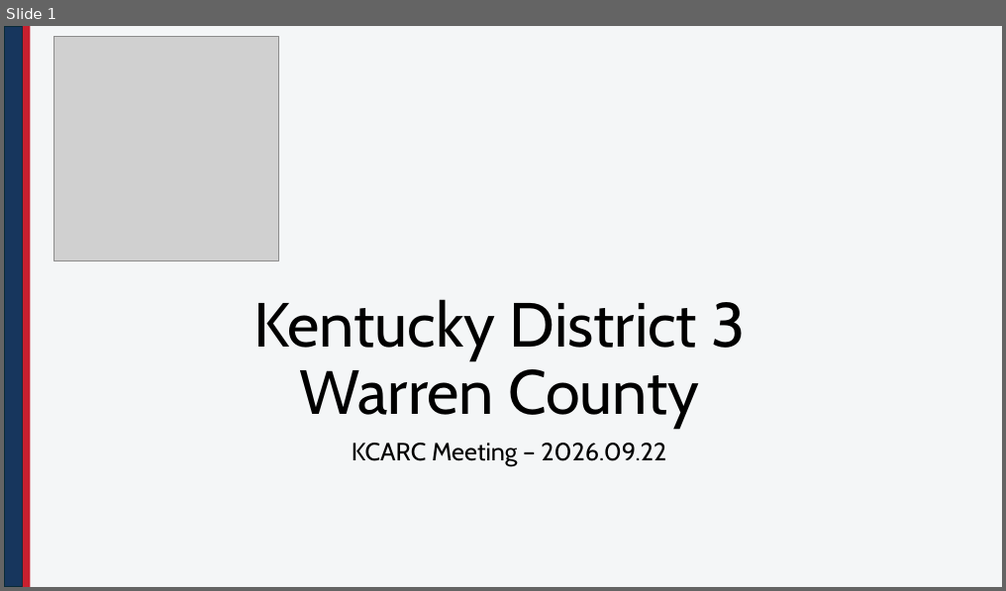
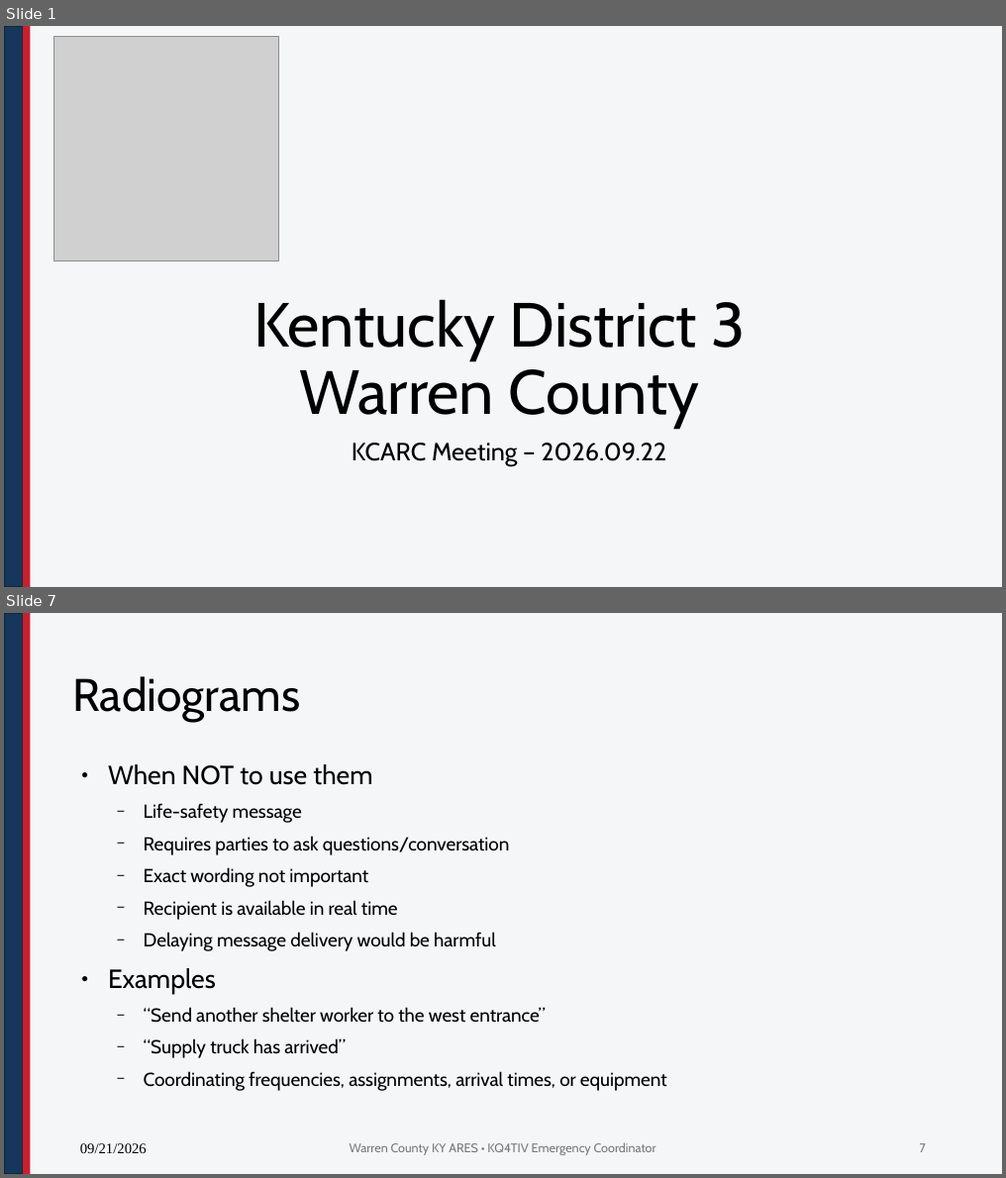
Before and after one commit to nathanielbutts/nathanielbutts.github.io, a slide deck: documents/meetings/KCARC Meeting 20260922.pptx. Shown one above the other, each under a label of ours: slide 1 before the commit, slides 1 and 7 after it; the slides between them are not shown. The pictures are 1006x591 and 1006x1178 pixels, drawn with LibreOffice and Linux fonts; fonts in the diff are those of the drawing; grey boxes stand for pictures; background and template pictures are left out. Boxes give left, top, right and bottom in pixels: in the first picture for what was removed or moved away, otherwise in the second. Text is boxed around its words. In the diff, an @@ line names an element or a change of style, - is before the commit and + after.

```diff
--- a/documents/meetings/KCARC Meeting 20260922.pptx
+++ b/documents/meetings/KCARC Meeting 20260922.pptx
@@ slide 7 added at [4,613,1002,1174], background #F4F6F7; not listed: 2 template elements that a slide beside it also shows @@
@@ title added at [72,676,300,722], 44 pt, text #000000 @@
+Radiograms
@@ text added at [108,764,667,1091], 18.1 pt, text #000000 @@
+● When NOT to use them
+  − Life-safety message
+  − Requires parties to ask questions/conversation
+  − Exact wording not important
+  − Recipient is available in real time
+  − Delaying message delivery would be harmful
+● Examples
+  − “Send another shelter worker to the west entrance”
+  − “Supply truck has arrived”
+  − Coordinating frequencies, assignments, arrival times, or equipment
@@ text added at [80,1144,147,1154], 14 pt, text #000000 @@
+09/21/2026
@@ text added at [350,1143,656,1156], 12 pt, text #797979 @@
+Warren County KY ARES • KQ4TIV Emergency Coordinator
@@ page number added at [920,1144,926,1153], 12 pt, text #797979 @@
+7
```
Also in this commit, not shown: 3 slides changed, 5 other slides added, 2 other files.
